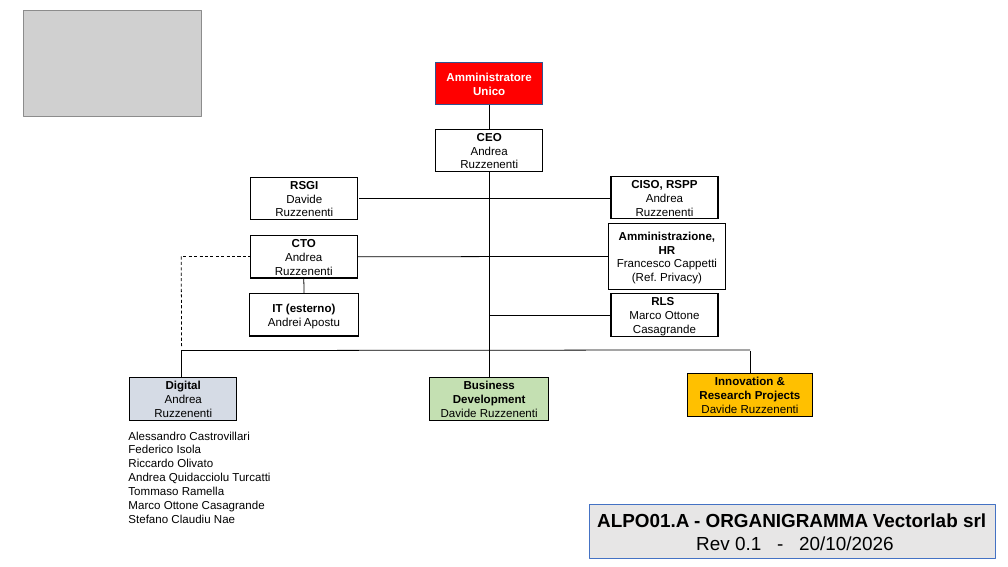
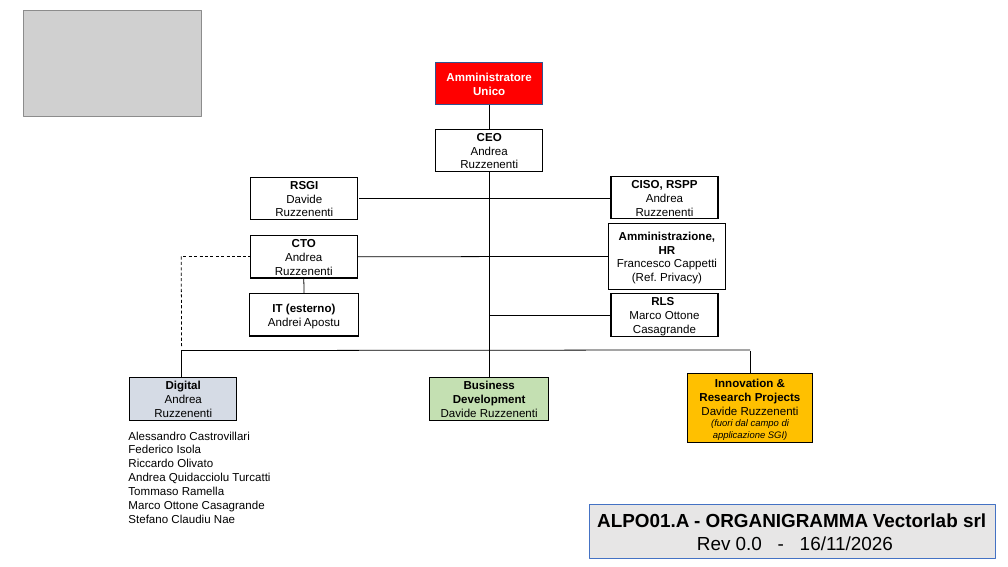
Before and after one commit to davideruzzenenti/Vectorlab-SGI, a slide deck: slide 1 of docs/01_POLITICA SISTEMA INTEGRATO/ALPO01.A - Organigramma-Rev 0.0.pptx. Drawn at 1008x567 pixels with LibreOffice and Linux fonts; fonts in the diff are those of the drawing; grey boxes stand for pictures. Boxes give left, top, right and bottom in pixels: in the first picture for what was removed or moved away, otherwise in the second. Text is boxed around its words. In the diff, an @@ line names an element or a change of style, - is before the commit and + after.

```diff
--- a/docs/01_POLITICA SISTEMA INTEGRATO/ALPO01.A - Organigramma-Rev 0.0.pptx
+++ b/docs/01_POLITICA SISTEMA INTEGRATO/ALPO01.A - Organigramma-Rev 0.0.pptx
@@ rectangle "Innovation & Research Projects Davide ..." resized from (x1=687, y1=374, x2=813, y2=416) to (x1=687, y1=374, x2=813, y2=442) @@
@@ text in rectangle at (x1=699, y1=378, x2=801, y2=440): text changed; bold off @@
-Innovation & Research Projects
-Davide Ruzzenenti
+Innovation & Research Projects
+Davide Ruzzenenti
+(fuori dal campo di applicazione SGI)
@@ text in rectangle at (x1=697, y1=536, x2=893, y2=551): text changed @@
-Rev 0.1 - 20/10/2026
+Rev 0.0 - 16/11/2026
```
Also in this commit, not shown: 12 other files.
